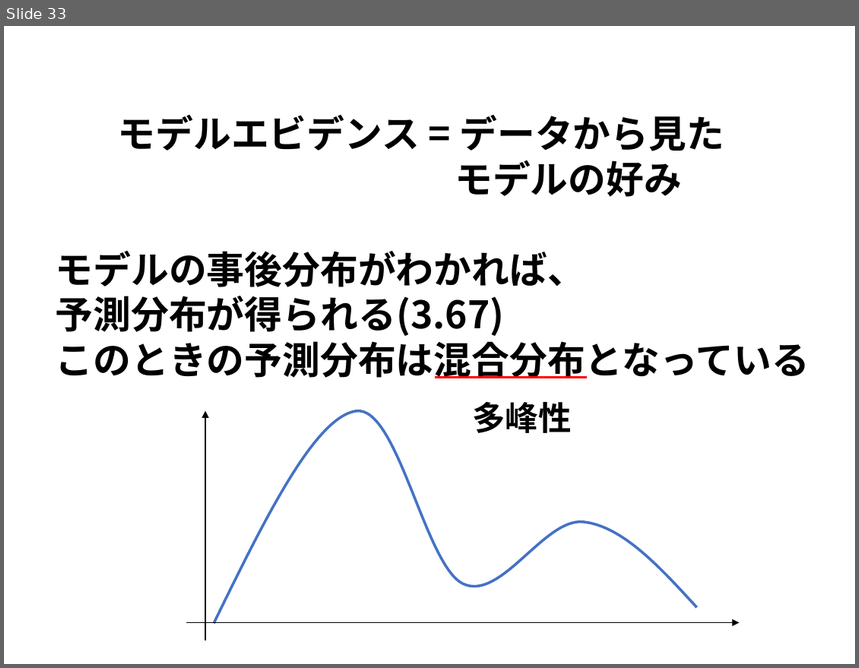
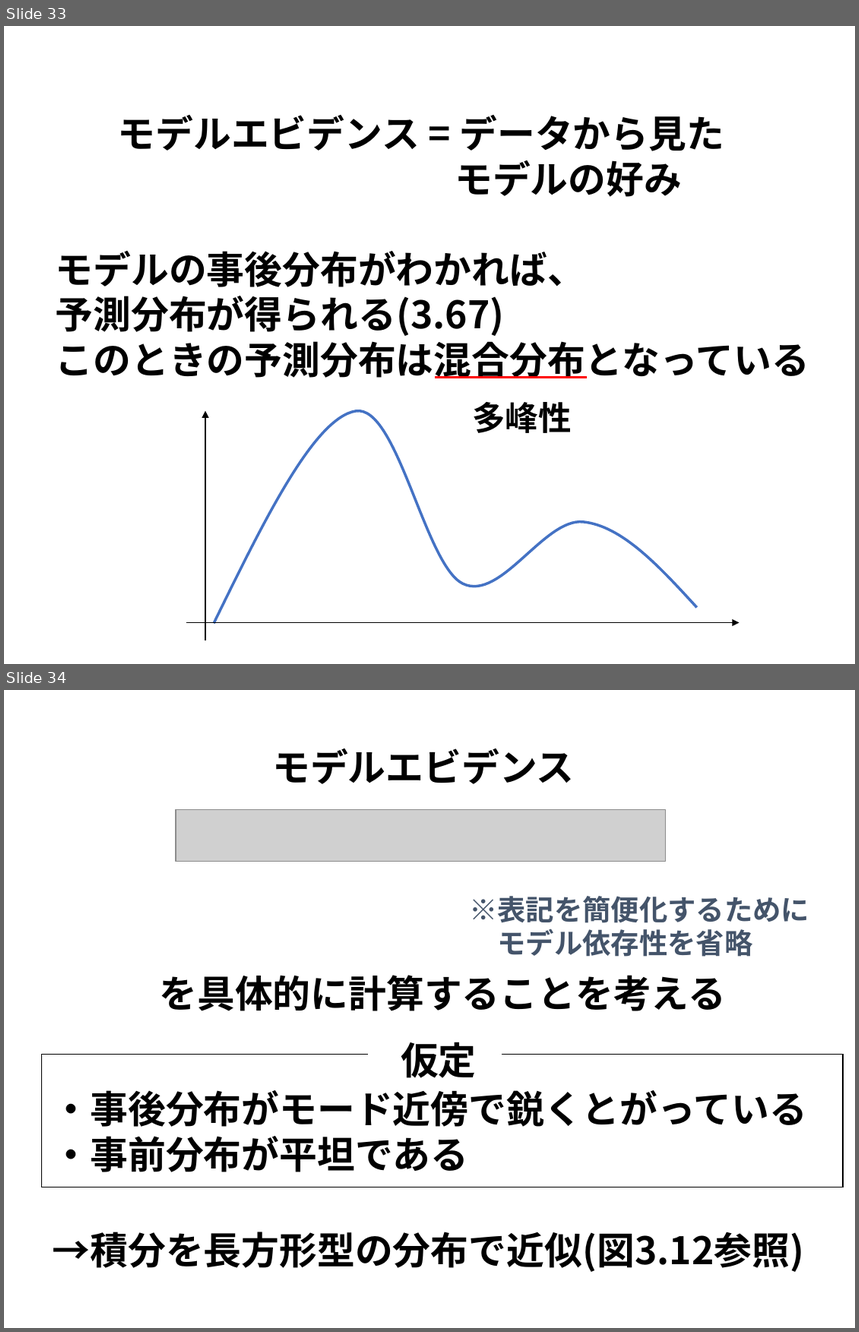
Before and after one commit to j-i-k-o/PRMLSeminar, a slide deck: 3章/PRML3章.pptx. Shown one above the other, each under a label of ours: slide 33 before the commit, slides 33 and 34 after it. The pictures are 859x668 and 859x1332 pixels, drawn with LibreOffice and Linux fonts; fonts in the diff are those of the drawing; grey boxes stand for pictures. Boxes give left, top, right and bottom in pixels: in the first picture for what was removed or moved away, otherwise in the second. Text is boxed around its words. In the diff, an @@ line names an element or a change of style, - is before the commit and + after.

```diff
--- a/3章/PRML3章.pptx
+++ b/3章/PRML3章.pptx
@@ slide 34 added at (4, 690, 855, 1328), background #FFFFFF @@
@@ text added at (272, 749, 574, 784), 32 pt, text #000000, bold @@
+モデルエビデンス
@@ picture added at (176, 810, 665, 862) @@
@@ text added at (469, 896, 810, 957), 24 pt, text #44546A, bold @@
+※表記を簡便化するために
+モデル依存性を省略
@@ text added at (160, 975, 726, 1011), 32 pt, text #000000, bold @@
+を具体的に計算することを考える
@@ rectangle added at (41, 1054, 843, 1188), outline #000000 1 pt @@
@@ rectangle added at (368, 1045, 501, 1068), fill #FFFFFF, outline #FFFFFF 1 pt @@
@@ text added at (401, 1042, 477, 1078), 32 pt, text #000000, bold @@
+仮定
@@ text added at (53, 1091, 807, 1173), 32 pt, text #000000, bold @@
+・事後分布がモード近傍で鋭くとがっている
+・事前分布が平坦である
@@ text added at (53, 1232, 804, 1272), 32 pt, text #000000, bold @@
+→積分を長方形型の分布で近似(図3.12参照)
```
Also in this commit, not shown: 15 other slides added, 1 slide removed, 2 other files.
